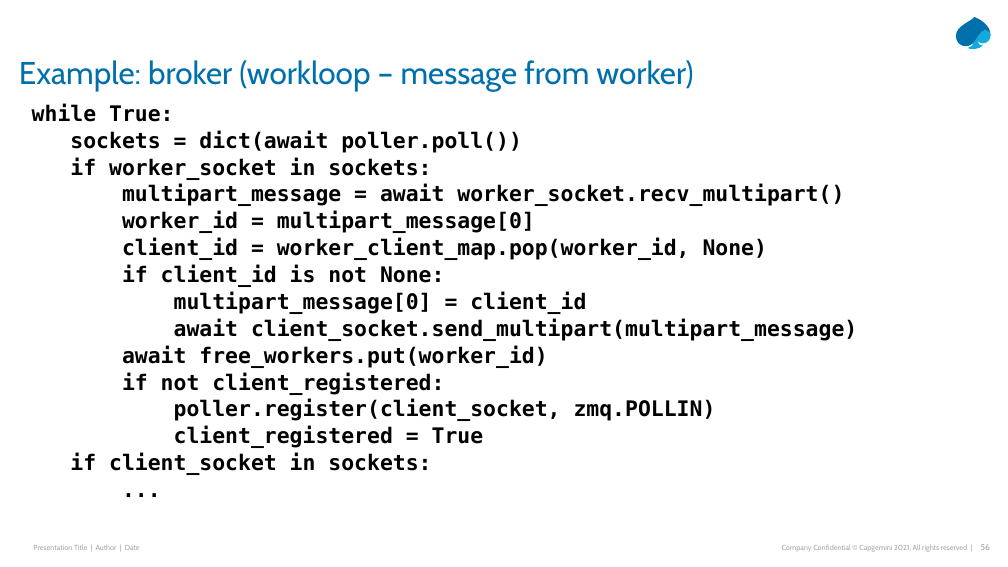
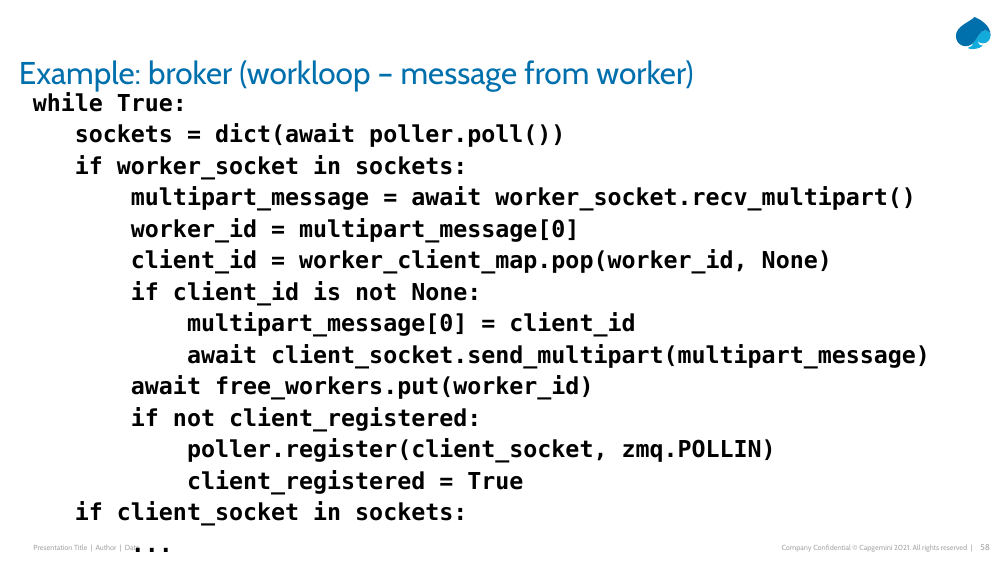
Before and after one commit to Python-Masterclass/Networking, a slide deck: slide 58 of Masterclass-7-Networking.pptx (slide 56 before the commit). Drawn at 1008x567 pixels with LibreOffice and Linux fonts; fonts in the diff are those of the drawing. Boxes give left, top, right and bottom in pixels: in the first picture for what was removed or moved away, otherwise in the second. Text is boxed around its words. In the diff, an @@ line names an element or a change of style, - is before the commit and + after.

```diff
--- a/Masterclass-7-Networking.pptx
+++ b/Masterclass-7-Networking.pptx
@@ text "while True:": place and size @@
-text "while True:" at <box>32,103,857,475</box>
+text "while True:" at <box>33,92,930,526</box>
@@ text "while True:" at <box>33,92,930,526</box>: size 20.4 to 22.2 pt; line spacing 0.8 to 0.9 @@
```
Also in this commit, not shown: 11 other slides changed, 2 slides added.
